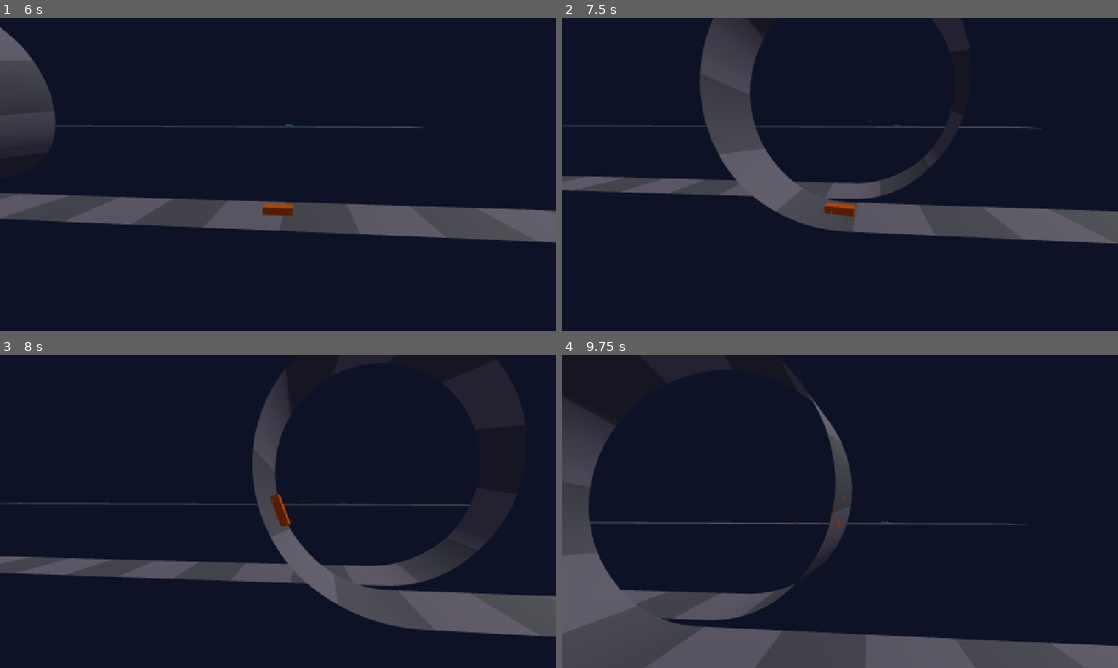
Above: before the commit, frames 1-4 (two rows, left to right).
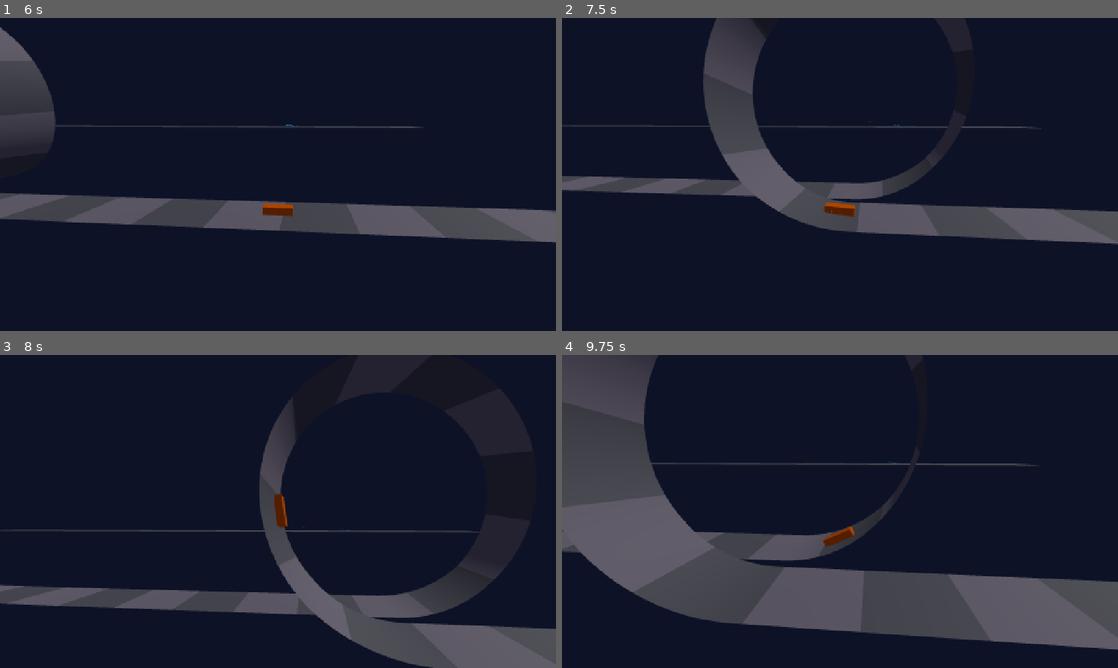
Above: after the commit, the same moments.

Repository: khanhonthetrack/speedfest
Game: Godot game, scene res://tests/physics/test_stunts.tscn
Same seed, same stepped clock (60 frames per second), same inputs: the game is played once before the commit and once after it. This scene is started directly instead of the project's main scene.
Inputs (mouse positions are in pixels of both pictures, inside the frame that each line leads up to):
- Up to frame 1 (6 s): tap Enter at 0.5, 5.1 s; move the mouse to (400, 158) at 0.52 s; hold D (steer_right) 0.53-1.25 s; tap C (camera_cycle) at 0.6 s; click (400, 158) at 0.67 s; drag from (166, 190) to (250, 237) at 1.27 s; move the mouse to (333, 105) at 2.02 s; hold D (steer_right) 2.03-2.75 s; tap Q (look_back) at 2.1 s; drag from (250, 237) to (111, 127) at 2.77 s; move the mouse to (444, 221) at 3.52 s; hold A (steer_left) 3.53-4.25 s; tap N at 3.6 s; drag from (111, 127) to (194, 96) at 4.27 s; move the mouse to (305, 174) at 5.02 s; hold S (brake) 5.03-5.75 s; click (305, 174) at 5.17 s; drag from (194, 96) to (166, 190) at 5.77 s
- Up to frame 2 (7.5 s): move the mouse to (962, 158) at 6.52 s; hold W (accelerate) 6.53-7.25 s; tap C (camera_cycle) at 6.6 s; drag from (728, 190) to (812, 237) at 7.27 s
- Up to frame 3 (8 s): no input
- Up to frame 4 (9.75 s): move the mouse to (895, 442) at 8.02 s; hold S (brake) 8.03-8.75 s; tap Q (look_back) at 8.1 s; drag from (812, 574) to (673, 464) at 8.77 s; move the mouse to (1006, 558) at 9.52 s; hold W (accelerate) from 9.53 s (still down); tap N at 9.6 s; click (1006, 558) at 9.67 s

Frame 1 is identical in both runs. In frame 2, 0.8% of the frame differs, in the area x 24-100%, y 0-73%; in frame 3, 20%; in frame 4, 43%, in the area x 0-100%, y 0-100%.

Commit message:
physics: stable bump stop + body bottoming, raised overhang boxes (tight loops), input test, loop radius variants
Co-Authored-By: Claude Opus 5.5 <noreply@anthropic.com>
Claude-Session: https://claude.ai/code/session_01DrvZUyYAM3oczRVDW1o8Nf

Diff:
--- a/game/cars/car.gd
+++ b/game/cars/car.gd
@@ -19,8 +19,8 @@
 const SUSP_UP := 0.30                    # ray origin above the wheel center
 const SUSP_DROOP := 0.20                 # max droop below rest
 const BUMP_START := 0.085                # compression where the bump stop starts
-const BUMP_MULT := 13.0                  # bump-stop stiffness relative to the spring
-const BUMP_DAMP := 1.5                   # extra compression damping inside the bump-stop zone (x damper)
+const BUMP_MULT := 6.0                  # bump-stop stiffness relative to the spring
+const BUMP_DAMP := 1.0                   # extra compression damping inside the bump-stop zone (x damper)
 const LAND_REBOUND_TIME := 0.35          # after a touchdown, cap the rebound speed for this long
 const LAND_REBOUND_MAX := 0.6            # m/s away from the ground
 const LAND_ABSORB := 0.7                 # fraction of the touchdown speed into the ground removed
@@ -33,7 +33,7 @@
 const DRIFT_MAX_DEG := 38.0              # slip angle where the drift stabilizer starts
 const DRIFT_STAB := 10.0                 # stabilizer strength (rad/s^2 per rad over the limit)
 const DRIFT_SPEED_KEEP := 0.55           # fraction of drift scrub given back as forward push
-const BODY_FRICTION := 0.04
+const BODY_FRICTION := 0.0
 const FRICTION_CIRCLE := 0.5            # how much longitudinal force eats lateral grip (0..1)
 
 var config: Dictionary = {}
@@ -140,11 +140,18 @@
 	inertia = Vector3(m * (1.0 + length * length) / 12.0 * 1.1,
 		m * (width * width + length * length) / 12.0 * 1.15,
 		m * (width * width + 1.0) / 12.0 * 1.2)
-	# collision: lower body + cabin, kept above the wheels' contact patch
+	# collision: a floor box over the wheelbase, raised nose/tail boxes (approach/departure angles,
+	# so overhangs don't scrape in loops or on ramps) and a cabin. All above the contact patches.
 	var y0: float = -_radius + float(g["ground_clearance"]) + 0.07
 	var y_belt: float = y0 + (height - float(g["ground_clearance"])) * 0.5
 	var y1: float = -_radius + height
-	_add_box(Vector3(width * 0.94, y_belt - y0, length * 0.96), Vector3(0, (y0 + y_belt) * 0.5, 0))
+	var core_len := _wheelbase + 0.5
+	var over_len := maxf((length * 0.97 - core_len) * 0.5, 0.05)
+	var y_over := y0 + 0.2
+	_add_box(Vector3(width * 0.94, y_belt - y0, core_len), Vector3(0, (y0 + y_belt) * 0.5, 0))
+	for sgn in [-1.0, 1.0]:
+		_add_box(Vector3(width * 0.9, y_belt - y_over + 0.1, over_len),
+			Vector3(0, (y_over + y_belt + 0.1) * 0.5, sgn * (core_len + over_len) * 0.5))
 	_add_box(Vector3(width * 0.78, y1 - y_belt, length * 0.5), Vector3(0, (y_belt + y1) * 0.5, length * 0.03))
 	# suspension constants
 	var omega := TAU * float(params["spring_hz"])
@@ -435,7 +442,7 @@
 		var f := _preload[i] + _k[i] * c + _c[i] * comp_vel
 		if c > BUMP_START:
 			var over := c - BUMP_START
-			f += _k[i] * BUMP_MULT * over * (1.0 + over * 8.0) + _c[i] * BUMP_DAMP * maxf(comp_vel, 0.0)
+			f += _k[i] * BUMP_MULT * over + _c[i] * BUMP_DAMP * maxf(comp_vel, 0.0)
 		force[i] = f
 	for axle in 2:
 		var l := axle * 2
--- /dev/null
+++ b/game/tests/physics/test_input.gd
@@ -0,0 +1,63 @@
+extends Node3D
+## CarInput: keyboard steering ramps up (slower at speed), self-centers, counter-steers quickly,
+## and the limit shrinks at high speed. Uses Input.action_press to simulate keys.
+
+var car: Car
+var inp: CarInput
+var tick := 0
+var rec := {}
+
+
+func _ready() -> void:
+	add_child(PhysicsTestGround.flat_pad(400, 4000, Vector3(0, 0, -1800)))
+	car = Car.create(CarDefs.default_config("kaze"))
+	add_child(car)
+	car.teleport(Transform3D(Basis.IDENTITY, Vector3(0, 0.4, 0)))
+	inp = CarInput.new()
+	car.add_child(inp)
+
+
+func _physics_process(_delta: float) -> void:
+	tick += 1
+	match tick:
+		10:
+			Input.action_press("steer_right")
+		16:
+			rec["ramp_6"] = inp.steer_value
+		40:
+			rec["full_low"] = inp.steer_value
+			Input.action_release("steer_right")
+		46:
+			rec["center_6"] = inp.steer_value
+		60:
+			Input.action_press("steer_right")
+		90:
+			Input.action_release("steer_right")
+			Input.action_press("steer_left")
+		96:
+			rec["counter_6"] = inp.steer_value
+			Input.action_release("steer_left")
+		120:
+			car.teleport(Transform3D(Basis.IDENTITY, Vector3(0, 0.4, 0)), Vector3(0, 0, -230.0 / 3.6))
+			Input.action_press("accelerate")
+		130:
+			Input.action_press("steer_right")
+		136:
+			rec["ramp_6_fast"] = inp.steer_value
+		170:
+			rec["full_fast"] = inp.steer_value
+			Input.action_release("steer_right")
+			Input.action_release("accelerate")
+			_report()
+
+
+func _report() -> void:
+	print("RESULT input %s" % rec)
+	TestHooks.check(rec["ramp_6"] > 0.3 and rec["ramp_6"] < 0.8, "input_ramp_low_speed", str(rec["ramp_6"]))
+	TestHooks.check(absf(rec["full_low"] - 1.0) < 0.01, "input_full_lock_low_speed", str(rec["full_low"]))
+	TestHooks.check(rec["center_6"] < 0.35, "input_self_centers", str(rec["center_6"]))
+	TestHooks.check(rec["counter_6"] < 0.0, "input_fast_countersteer", str(rec["counter_6"]))
+	TestHooks.check(rec["ramp_6_fast"] < rec["ramp_6"], "input_slower_ramp_at_speed", "%.2f vs %.2f" % [rec["ramp_6_fast"], rec["ramp_6"]])
+	TestHooks.check(rec["full_fast"] < 0.9, "input_smaller_lock_at_speed", str(rec["full_fast"]))
+	TestHooks.check(float(car.controls["steer"]) == inp.steer_value, "input_writes_controls")
+	TestHooks.finish()
--- /dev/null
+++ b/game/tests/physics/test_input.tscn
@@ -0,0 +1,6 @@
+[gd_scene load_steps=2 format=3]
+
+[ext_resource type="Script" path="res://tests/physics/test_input.gd" id="1"]
+
+[node name="test_input" type="Node3D"]
+script = ExtResource("1")
--- a/game/tests/physics/test_stunts.gd
+++ b/game/tests/physics/test_stunts.gd
@@ -4,7 +4,7 @@
 ## Run headless:  tools/run_scene.sh res://tests/physics/test_stunts.tscn --headless -- --frames=2400
 ## Screenshot:    tools/run_scene.sh res://tests/physics/test_stunts.tscn -- --frames=2400 --shotdir=/abs/dir --car=veloce
 
-const LOOP_R := 18.0
+var LOOP_R := 18.0
 
 var car_id := "kaze"
 var loop_path: TrackPath
@@ -43,6 +43,7 @@
 func _ready() -> void:
 	car_id = String(TestHooks.arg("car", "kaze"))
 	shotdir = String(TestHooks.arg("shotdir", ""))
+	LOOP_R = float(TestHooks.arg("r", 18.0))
 	# loop at x = 0
 	loop_path = PhysicsTestGround.loop_path(LOOP_R, 220.0, 160.0, 12.0)
 	add_child(PhysicsTestGround.road_from_path(loop_path))
@@ -50,7 +51,10 @@
 	loop_to = float(loop_path.zones[0]["to"])
 	loop_car = _spawn(Transform3D(Basis.IDENTITY, Vector3(0, 0.6, -2)))
 	loop_ai = _driver(loop_car, loop_path)
-	for spec in [["slow", -200.0, 143.0, false], ["fast", -400.0, 0.0, true]]:
+	var specs := [["slow", -200.0, 143.0, false], ["fast", -400.0, 0.0, true]]
+	if not bool(TestHooks.arg("fast", true)):
+		specs.pop_back()   # r < 18 at 250+ km/h (> 30 g) is outside the supported envelope
+	for spec in specs:
 		var o := Vector3(spec[1], 0, 0)
 		var lp := PhysicsTestGround.loop_path(LOOP_R, 260.0, 160.0, 12.0, o)
 		add_child(PhysicsTestGround.road_from_path(lp))
@@ -134,7 +138,10 @@
 	if TestHooks.has_arg("lat") and tick % 6 == 0 and loop_ai.get_distance() > 205.0:
 		var lt := loop_path.sample_transform(loop_ai.get_distance())
 		var lc := lt.affine_inverse() * loop_car.global_position
-		print("  d=%.1f lat=%.2f h=%.2f v=%.0f st=%.2f gnd=%d" % [loop_ai.get_distance(), lc.x, lc.y, loop_car.get_speed_kmh(), loop_car.controls["steer"], int(loop_car.is_grounded())])
+		var cf := -loop_car.global_transform.basis.z
+		var pf := -lt.basis.z
+		var vd := loop_car.linear_velocity.normalized()
+		print("  d=%.1f lat=%.2f h=%.2f v=%.0f st=%.2f wheel=%.1f gnd=%d head=%.1f vel=%.1f slip=%.1f load=%s" % [loop_ai.get_distance(), lc.x, lc.y, loop_car.get_speed_kmh(), loop_car.controls["steer"], rad_to_deg(loop_car.get_steer_angle()), int(loop_car.is_grounded()), rad_to_deg(atan2(cf.dot(lt.basis.x), cf.dot(pf))), rad_to_deg(atan2(vd.dot(lt.basis.x), vd.dot(pf))), rad_to_deg(loop_car.get_slip_angle()), loop_car._load])
 	if TestHooks.has_arg("trace") and (tick % 20 == 0 or (TestHooks.has_arg("fine") and loop_ai.get_distance() > 200.0)):
 		print("  t=%.2f d=%.1f pos=%s v=%.0f st=%.2f up=%s comp=%s load=%s av=%s" % [tick / 60.0, loop_ai.get_distance(), loop_car.global_position, loop_car.get_speed_kmh(), loop_car.controls["steer"], loop_car.global_transform.basis.y, loop_car._comp, loop_car._load, loop_car.angular_velocity])
 	var d := loop_ai.get_distance()
@@ -182,6 +189,8 @@
 		TestHooks.check(e["air"] < e["ticks"] * 0.1 and car.global_transform.basis.y.y > 0.9, "loop_%s_%s" % [n, car_id], "air %d/%d" % [e["air"], e["ticks"]])
 		if n == "slow":
 			TestHooks.check(e["entry"] < 150.0, "loop_slow_entry_%s" % car_id, "%.0f km/h" % e["entry"])
+	if TestHooks.has_arg("etrace") and e["name"] == "fast" and d > 250.0 and d < 400.0 and tick % 3 == 0:
+		print("  E d=%.1f v=%.0f gnd=%d%d%d%d comp=%s load=%s up=%s" % [d, car.get_speed_kmh(), int(car.get_wheel_contact(0)), int(car.get_wheel_contact(1)), int(car.get_wheel_contact(2)), int(car.get_wheel_contact(3)), car._comp, car._load, car.global_transform.basis.y])
 	elif tick > 60 * 35:
 		e["done"] = true
 		TestHooks.fail("loop_%s_complete_%s" % [e["name"], car_id], "d=%.0f pos=%s" % [d, car.global_position])
Not shown, changed: game/tests/physics/run_all.sh
